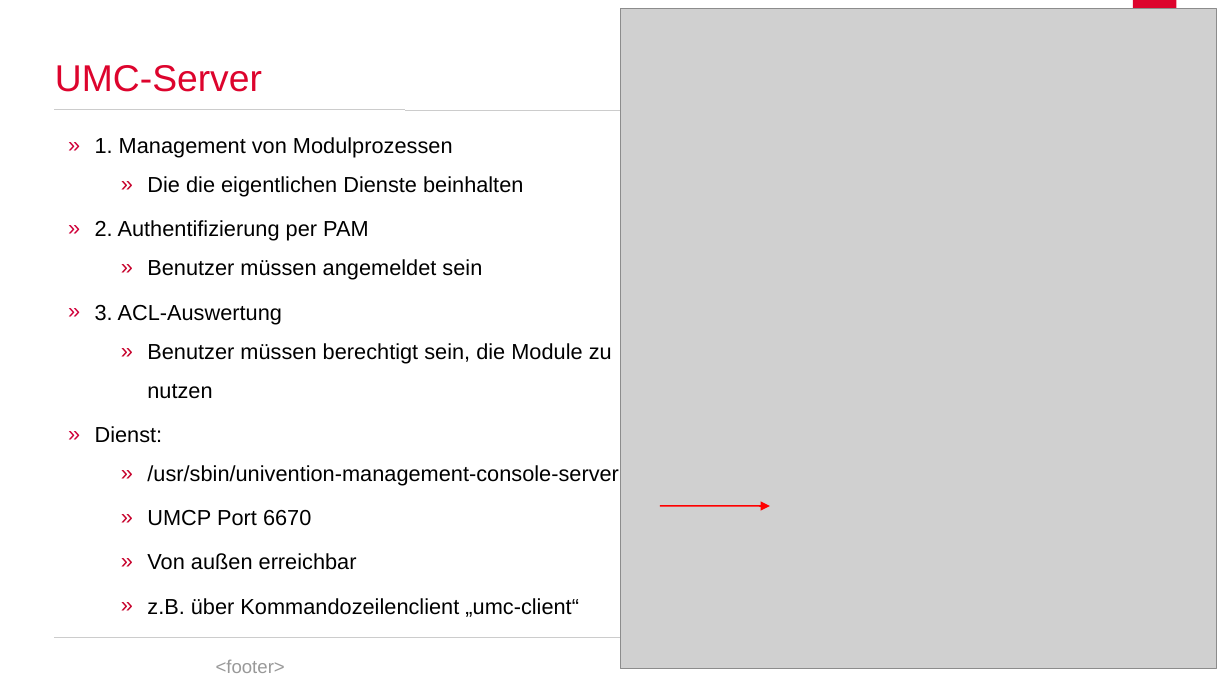
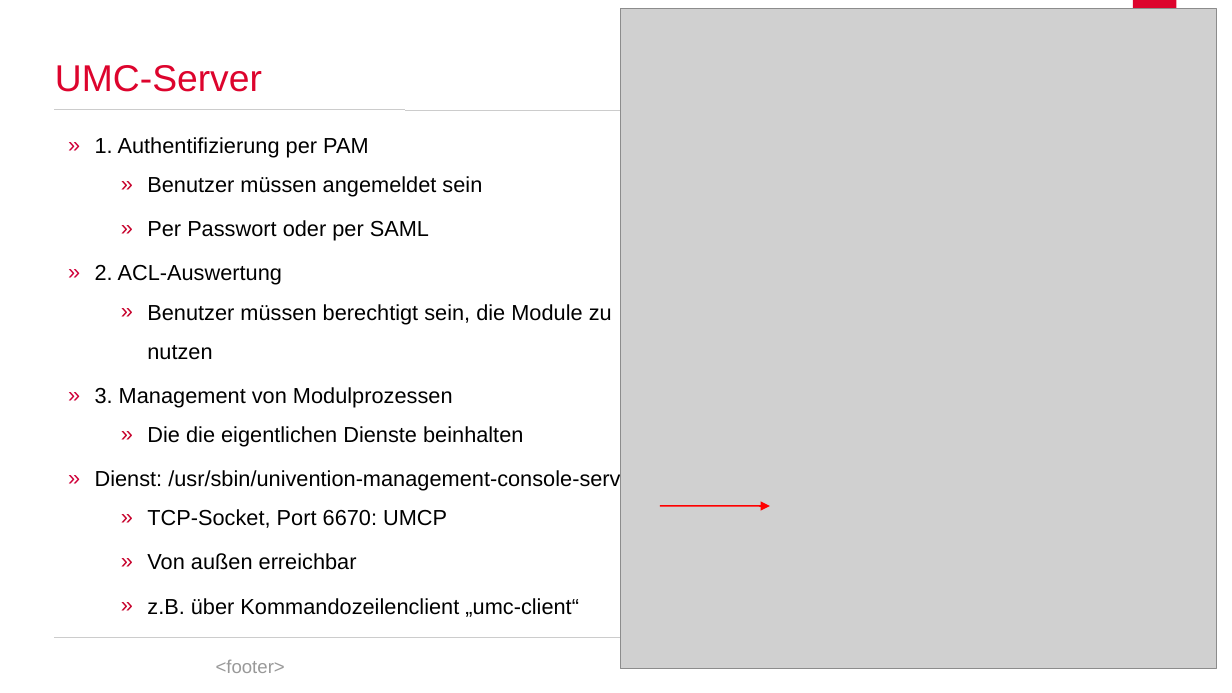
Before and after one commit to spaceone/presentations, a slide deck: slide 8 of univention-management-console/univention-management-console.odp. Drawn at 1232x693 pixels with LibreOffice and Linux fonts; fonts in the diff are those of the drawing; grey boxes stand for pictures; background and template pictures are left out. Boxes give left, top, right and bottom in pixels: in the first picture for what was removed or moved away, otherwise in the second. Text is boxed around its words. In the diff, an @@ line names an element or a change of style, - is before the commit and + after.

```diff
--- a/univention-management-console/univention-management-console.odp
+++ b/univention-management-console/univention-management-console.odp
@@ text at <box>95,137,612,408</box>: text changed @@
-» 1. Management von Modulprozessen
+» 1. Authentifizierung per PAM
+    » Benutzer müssen angemeldet sein
+    » Per Passwort oder per SAML
+» 2. ACL-Auswertung
+    » Benutzer müssen berechtigt sein, die Module zu nutzen
+» 3. Management von Modulprozessen
@@ text at <box>95,469,640,528</box>: text changed @@
-» 2. Authentifizierung per PAM
-    » Benutzer müssen angemeldet sein
-» 3. ACL-Auswertung
-    » Benutzer müssen berechtigt sein, die Module zu nutzen
-» Dienst:
-    » /usr/sbin/univention-management-console-server
-    » UMCP Port 6670
+» Dienst: /usr/sbin/univention-management-console-server
+    » TCP-Socket, Port 6670: UMCP
```
Also in this commit, not shown: 8 other slides changed.
